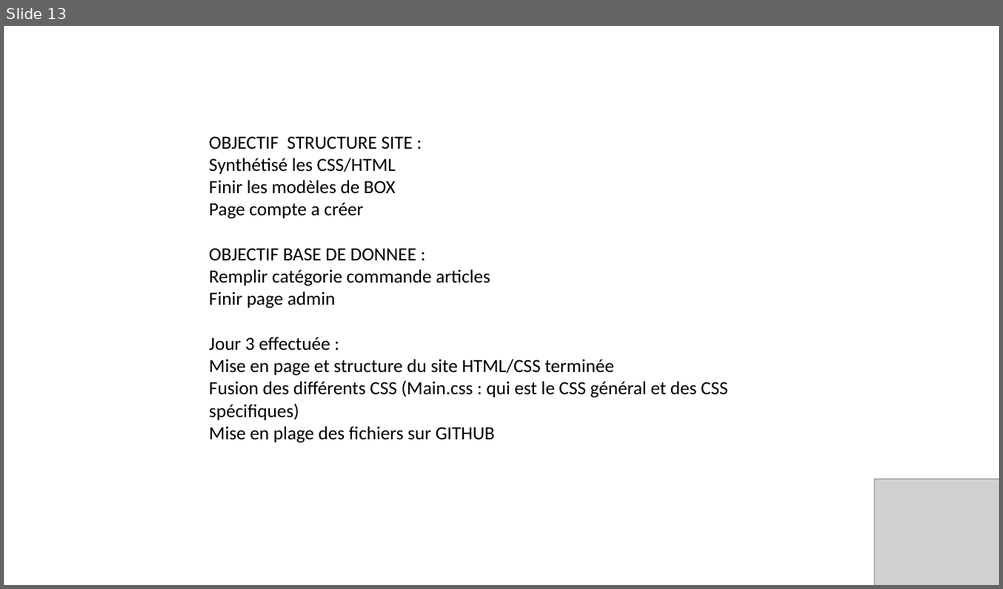
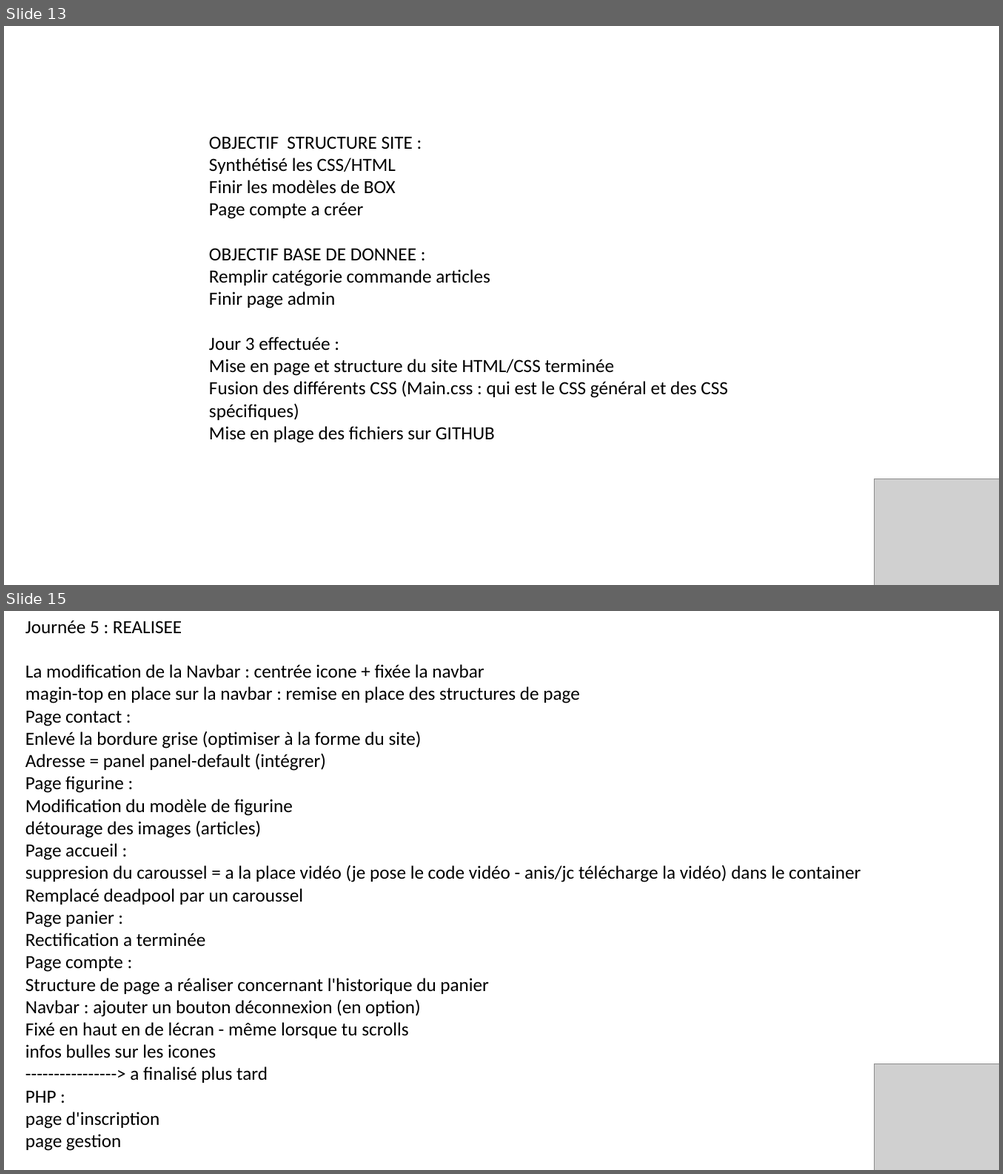
Before and after one commit to ChampemeDylan/UPOP, a slide deck: Présentation UPOP.pptx. Shown one above the other, each under a label of ours: slide 13 before the commit, slides 13 and 15 after it; the slides between them are not shown. The pictures are 1003x589 and 1003x1174 pixels, drawn with LibreOffice and Linux fonts; fonts in the diff are those of the drawing; grey boxes stand for pictures; background and template pictures are left out. Boxes give left, top, right and bottom in pixels: in the first picture for what was removed or moved away, otherwise in the second. Text is boxed around its words. In the diff, an @@ line names an element or a change of style, - is before the commit and + after.

```diff
--- a/Présentation UPOP.pptx
+++ b/Présentation UPOP.pptx
@@ slide 15 added at (4, 611, 999, 1170), background picture (left out) @@
@@ text added at (25, 620, 860, 1151), 18 pt, text #000000 @@
+Journée 5 : REALISEE
+La modification de la Navbar : centrée icone + fixée la navbar
+magin-top en place sur la navbar : remise en place des structures de page
+Page contact :
+Enlevé la bordure grise (optimiser à la forme du site)
+Adresse = panel panel-default (intégrer)
+Page figurine :
+Modification du modèle de figurine
+détourage des images (articles)
+Page accueil :
+suppresion du caroussel = a la place vidéo (je pose le code vidéo - anis/jc télécharge la vidéo) dans le container
+Remplacé deadpool par un caroussel
+Page panier :
+Rectification a terminée
+Page compte :
+Structure de page a réaliser concernant l'historique du panier
+Navbar : ajouter un bouton déconnexion (en option)
+Fixé en haut en de lécran - même lorsque tu scrolls
+infos bulles sur les icones
+----------------> a finalisé plus tard
+PHP :
+page d'inscription
+page gestion
@@ picture added at (875, 1064, 999, 1170) @@
```
Also in this commit, not shown: 2 slides changed, 2 other slides added, 1 slide removed.
